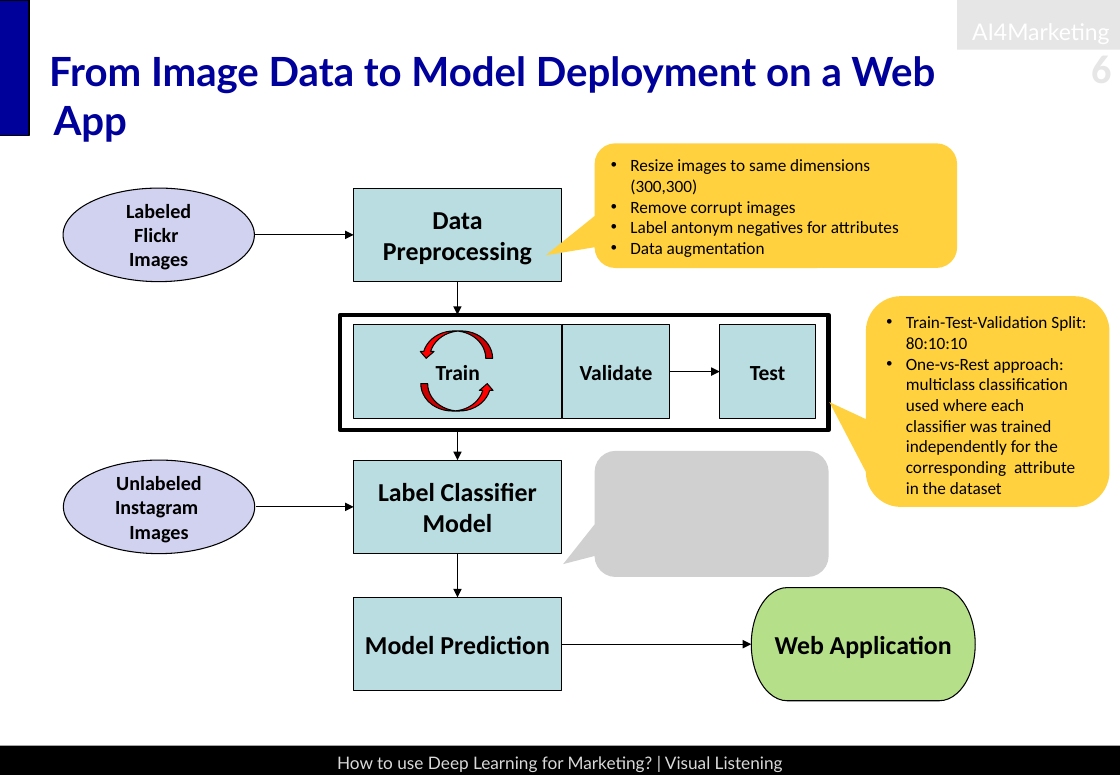
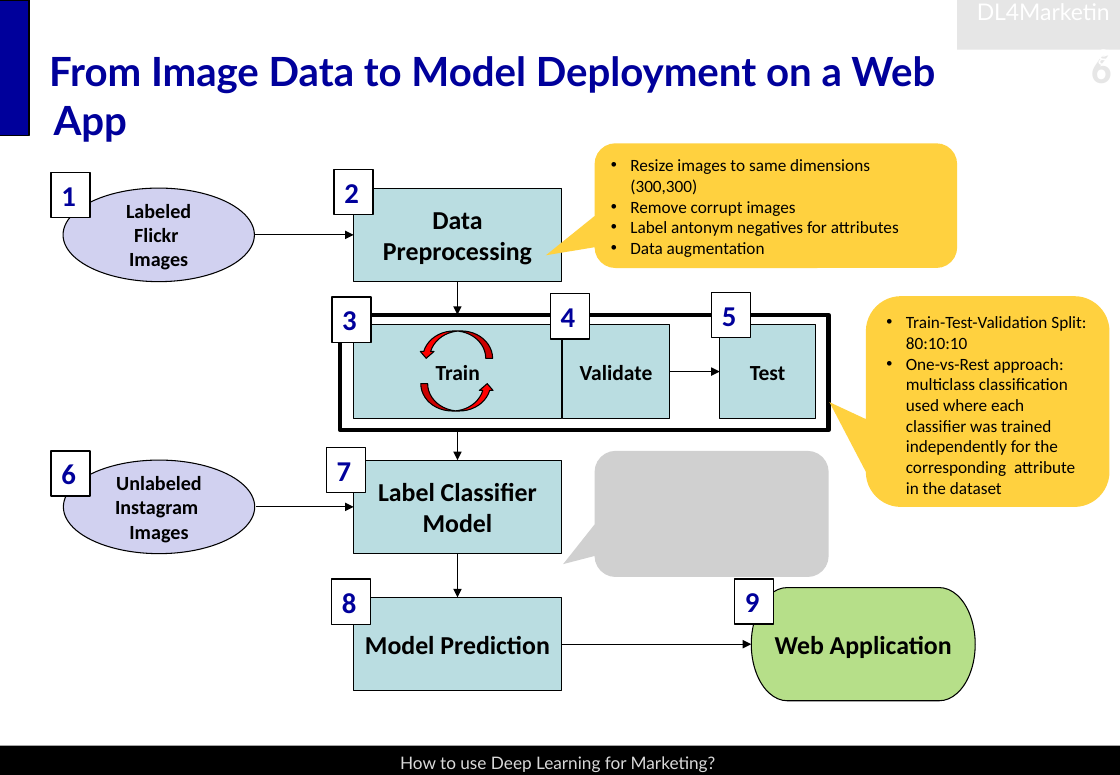
Before and after one commit to snoweZz/DLfM_BrandManagement, a slide deck: slide 6 of about_me/Visual Listening In_Draft_LS.pptx. Drawn at 1120x775 pixels with LibreOffice and Linux fonts; fonts in the diff are those of the drawing; grey boxes stand for pictures. Boxes give left, top, right and bottom in pixels: in the first picture for what was removed or moved away, otherwise in the second. Text is boxed around its words. In the diff, an @@ line names an element or a change of style, - is before the commit and + after.

```diff
--- a/about_me/Visual Listening In_Draft_LS.pptx
+++ b/about_me/Visual Listening In_Draft_LS.pptx
@@ text at (x1=958, y1=0, x2=1120, y2=50): text added @@
+DL4Marketing
@@ rectangle added at (x1=51, y1=173, x2=90, y2=218), fill #FFFFFF, outline #000000 1 pt, 20 pt, text #00009B, bold @@
+1
@@ rectangle added at (x1=334, y1=170, x2=373, y2=215), fill #FFFFFF, outline #000000 1 pt, 20 pt, text #00009B, bold @@
+2
@@ rectangle added at (x1=332, y1=298, x2=371, y2=343), fill #FFFFFF, outline #000000 1 pt, 20 pt, text #00009B, bold @@
+3
@@ rectangle added at (x1=550, y1=294, x2=589, y2=339), fill #FFFFFF, outline #000000 1 pt, 20 pt, text #00009B, bold @@
+4
@@ rectangle added at (x1=712, y1=293, x2=751, y2=338), fill #FFFFFF, outline #000000 1 pt, 20 pt, text #00009B, bold @@
+5
@@ rectangle added at (x1=327, y1=448, x2=366, y2=493), fill #FFFFFF, outline #000000 1 pt, 20 pt, text #00009B, bold @@
+7
@@ rectangle added at (x1=51, y1=451, x2=90, y2=496), fill #FFFFFF, outline #000000 1 pt, 20 pt, text #00009B, bold @@
+6
@@ rectangle added at (x1=332, y1=580, x2=371, y2=626), fill #FFFFFF, outline #000000 1 pt, 20 pt, text #00009B, bold @@
+8
@@ rectangle added at (x1=735, y1=579, x2=775, y2=625), fill #FFFFFF, outline #000000 1 pt, 20 pt, text #00009B, bold @@
+9
@@ text at (x1=400, y1=756, x2=716, y2=772): text changed @@
-How to use Deep Learning for Marketing? | Visual Listening
+How to use Deep Learning for Marketing?
```
Also in this commit, not shown: 6 other slides changed, 1 other file.
